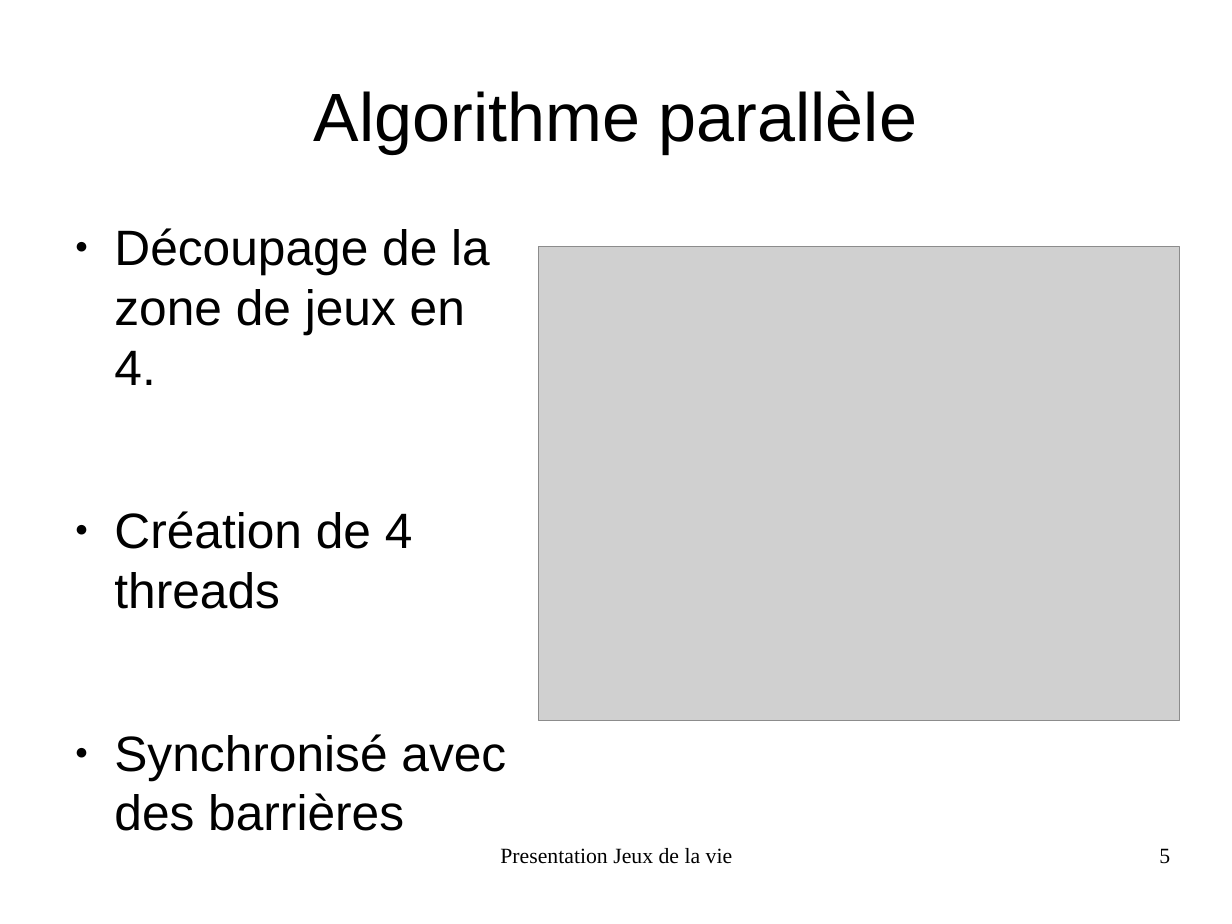
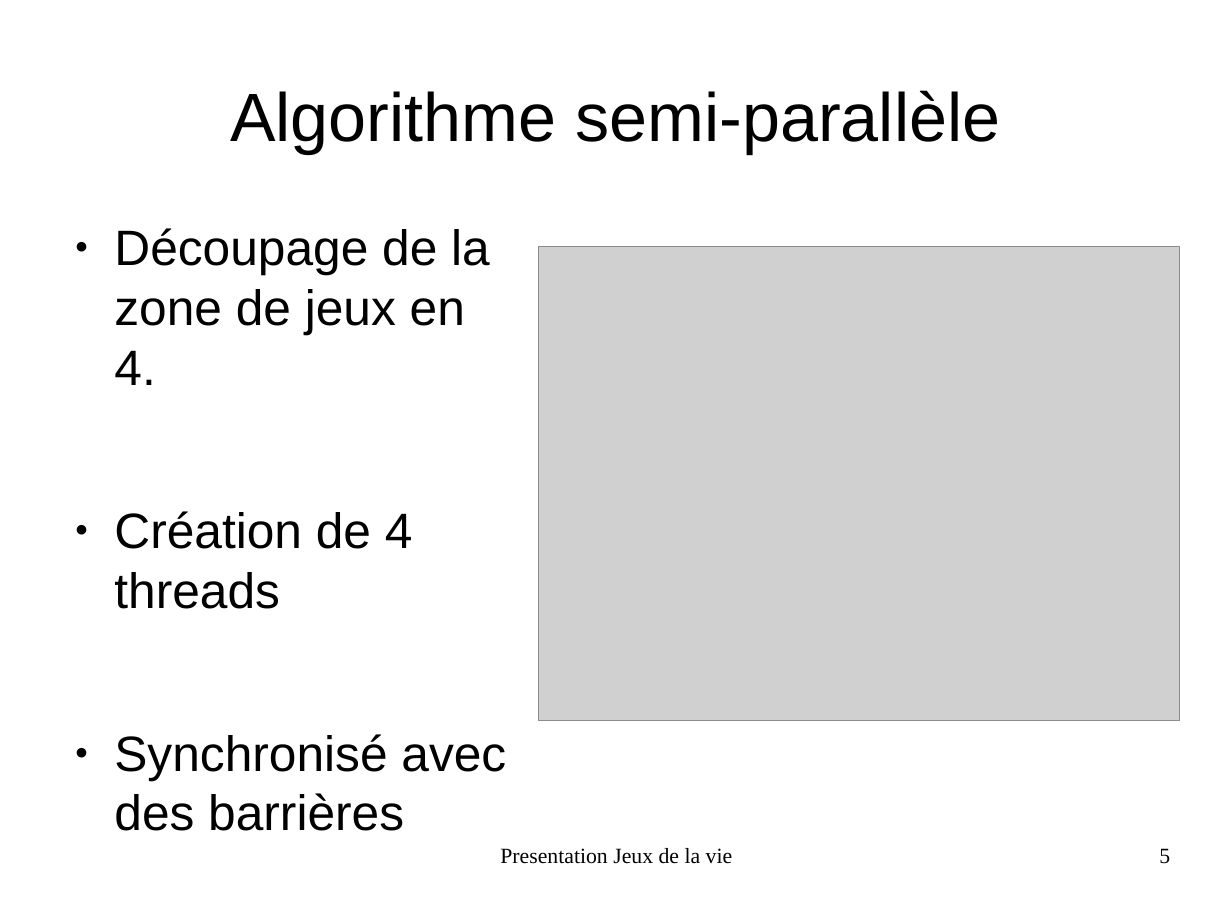
Before and after one commit to FabienInspiron/lifegame, a slide deck: slide 5 of Rapport/Presentation.odp. Drawn at 1232x924 pixels with LibreOffice and Linux fonts; fonts in the diff are those of the drawing; grey boxes stand for pictures. Boxes give left, top, right and bottom in pixels: in the first picture for what was removed or moved away, otherwise in the second. Text is boxed around its words. In the diff, an @@ line names an element or a change of style, - is before the commit and + after.

```diff
--- a/Rapport/Presentation.odp
+++ b/Rapport/Presentation.odp
@@ title at (x1=230, y1=90, x2=1000, y2=153): text changed @@
-Algorithme parallèle
+Algorithme semi-parallèle
```
Also in this commit, not shown: 2 other slides changed, 1 other file.
